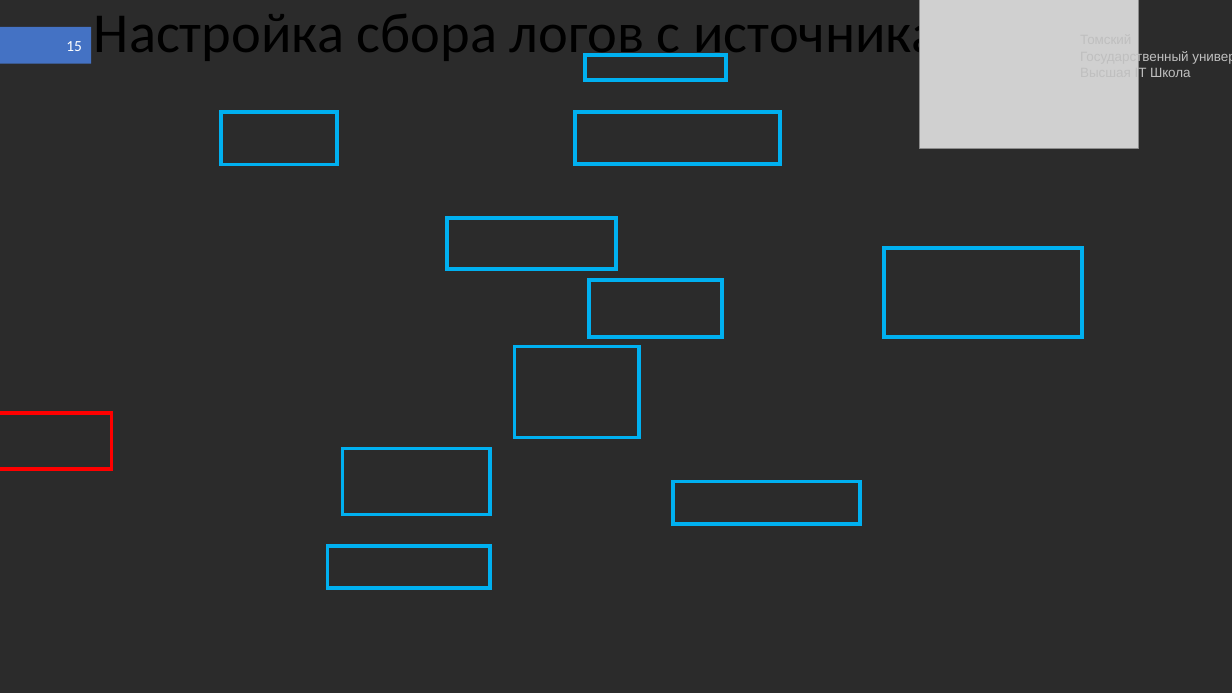
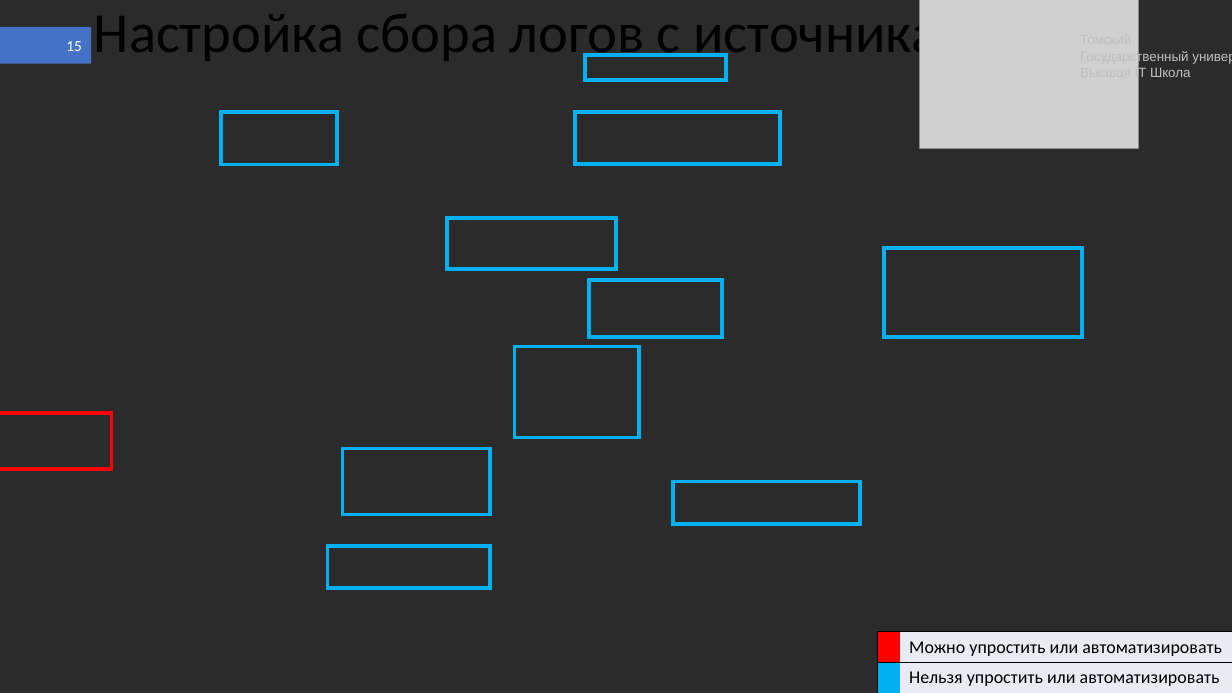
Before and after one commit to shameoff/GraduateWork, a slide deck: slide 15 of Презентация ВКР (в шаблоне).pptx. Drawn at 1232x693 pixels with LibreOffice and Linux fonts; fonts in the diff are those of the drawing; grey boxes stand for pictures; background and template pictures are left out; a plain dark background stands for a picture behind light text. Boxes give left, top, right and bottom in pixels: in the first picture for what was removed or moved away, otherwise in the second. Text is boxed around its words. In the diff, an @@ line names an element or a change of style, - is before the commit and + after.

```diff
--- a/Презентация ВКР (в шаблоне).pptx
+++ b/Презентация ВКР (в шаблоне).pptx
@@ table added at bbox=[878, 631, 1232, 693], 2 rows, 2 columns @@
+ | Можно упростить или автоматизировать
+ | Нельзя упростить или автоматизировать
```
Also in this commit, not shown: 11 other slides changed, 5 slides added, 9 slides removed, 2 other files.
